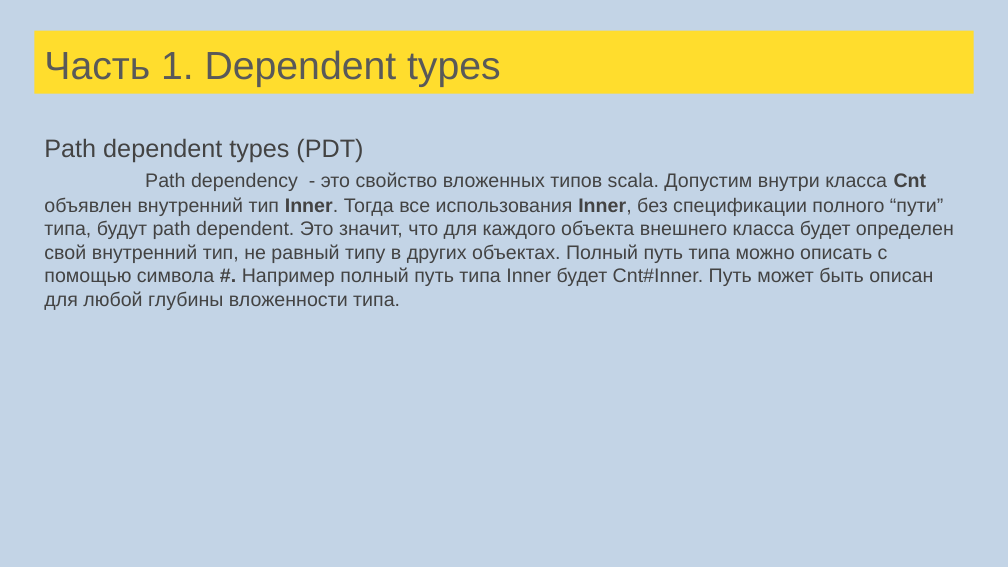
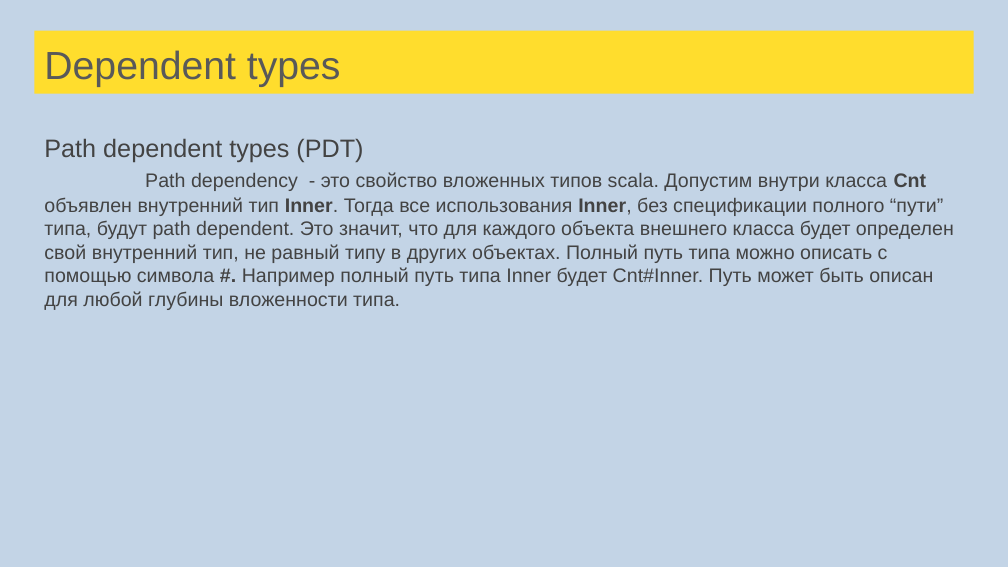
Before and after one commit to sergeypopov83/scala-school, a slide deck: slide 155 of src/main/resources/Лекции Scala для FinTech.pptx (slide 156 before the commit). Drawn at 1008x567 pixels with LibreOffice and Linux fonts; fonts in the diff are those of the drawing. Boxes give left, top, right and bottom in pixels: in the first picture for what was removed or moved away, otherwise in the second. Text is boxed around its words. In the diff, an @@ line names an element or a change of style, - is before the commit and + after.

```diff
--- a/src/main/resources/Лекции Scala для FinTech.pptx
+++ b/src/main/resources/Лекции Scala для FinTech.pptx
@@ title at box(44, 50, 341, 87): text changed @@
-Часть 1. Dependent types
+Dependent types
```
Also in this commit, not shown: 16 other slides changed, 4 slides added, 1 slide removed, 1 other file.
